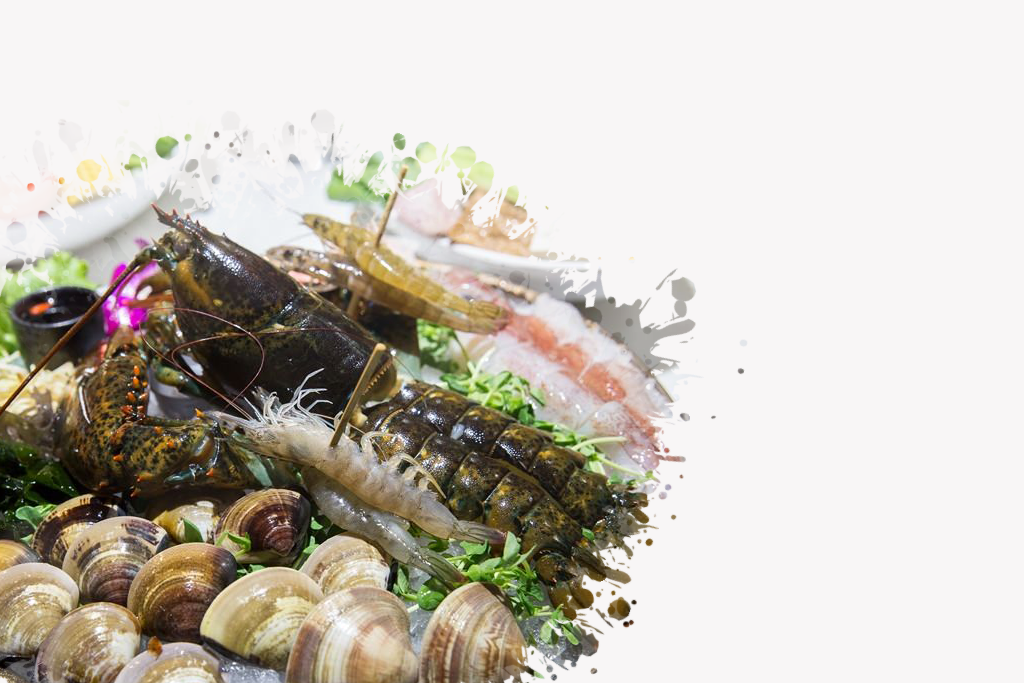
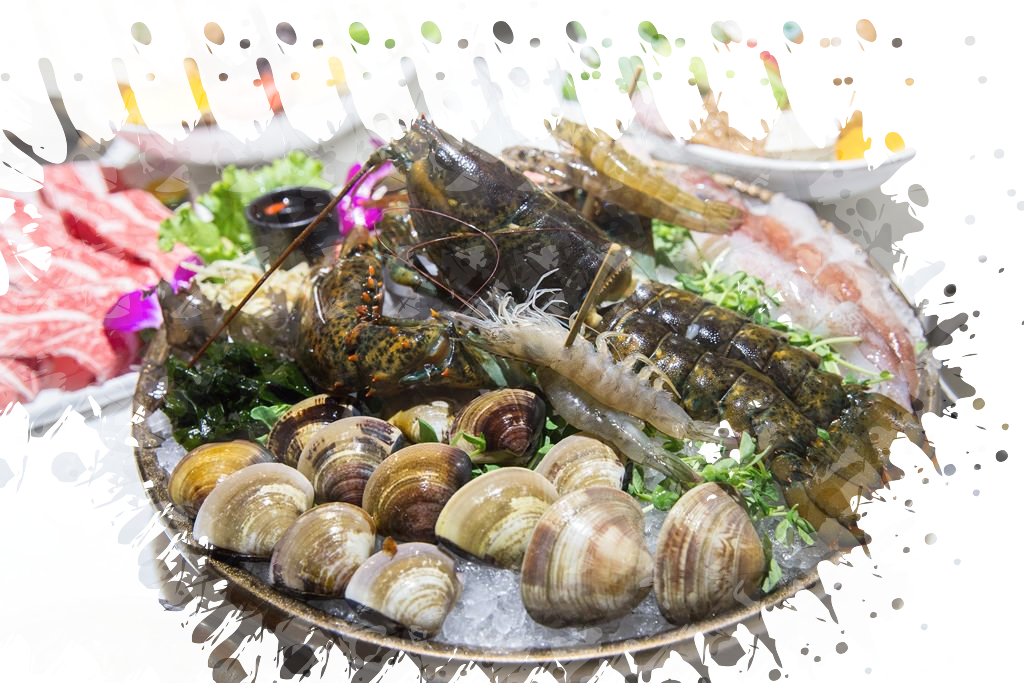
The second 1024 x 683 image is a revision of the first. Changes to its layers:
renamed "色彩填色 1" to "形狀 2", hid it, moved it above "圖層 0", painted on it over [0, 0, 1024, 683]
painted on "圖層 0" over [0, 0, 1024, 683]
added layer "圖層 1" over [0, 0, 1024, 683]
